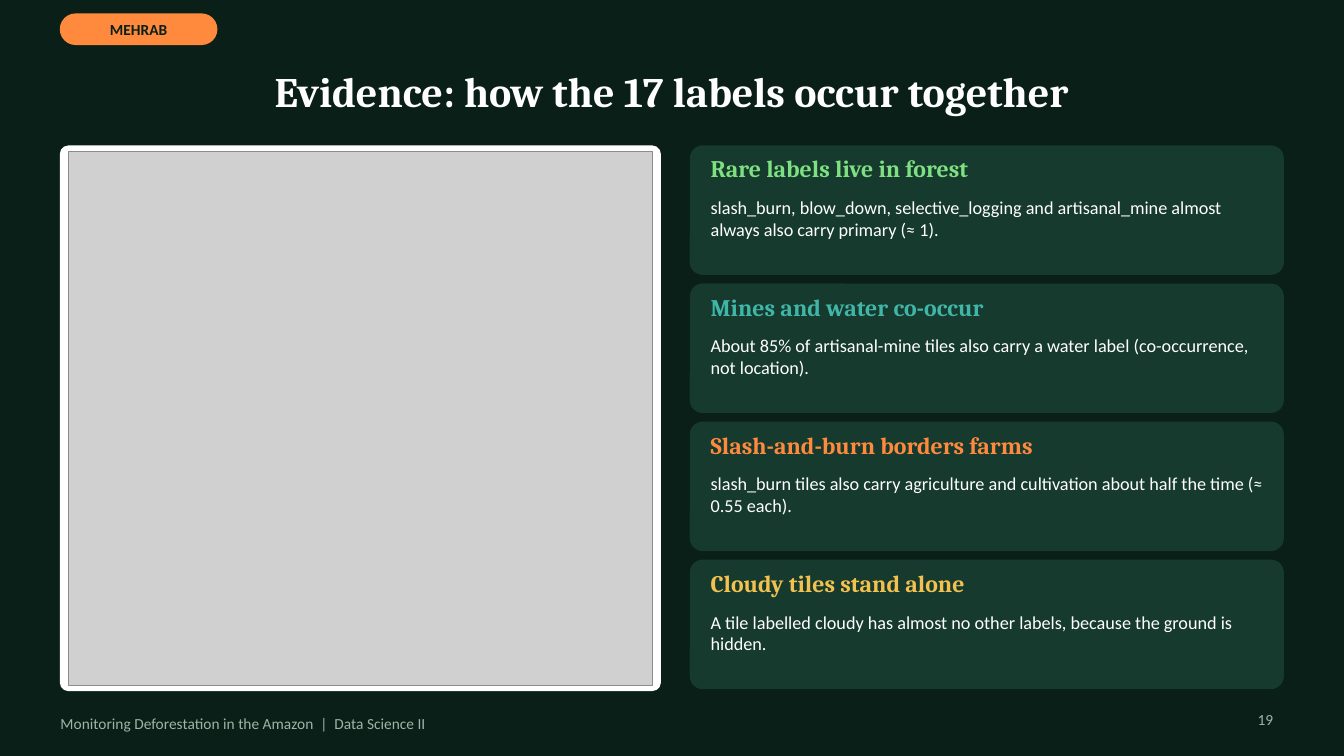
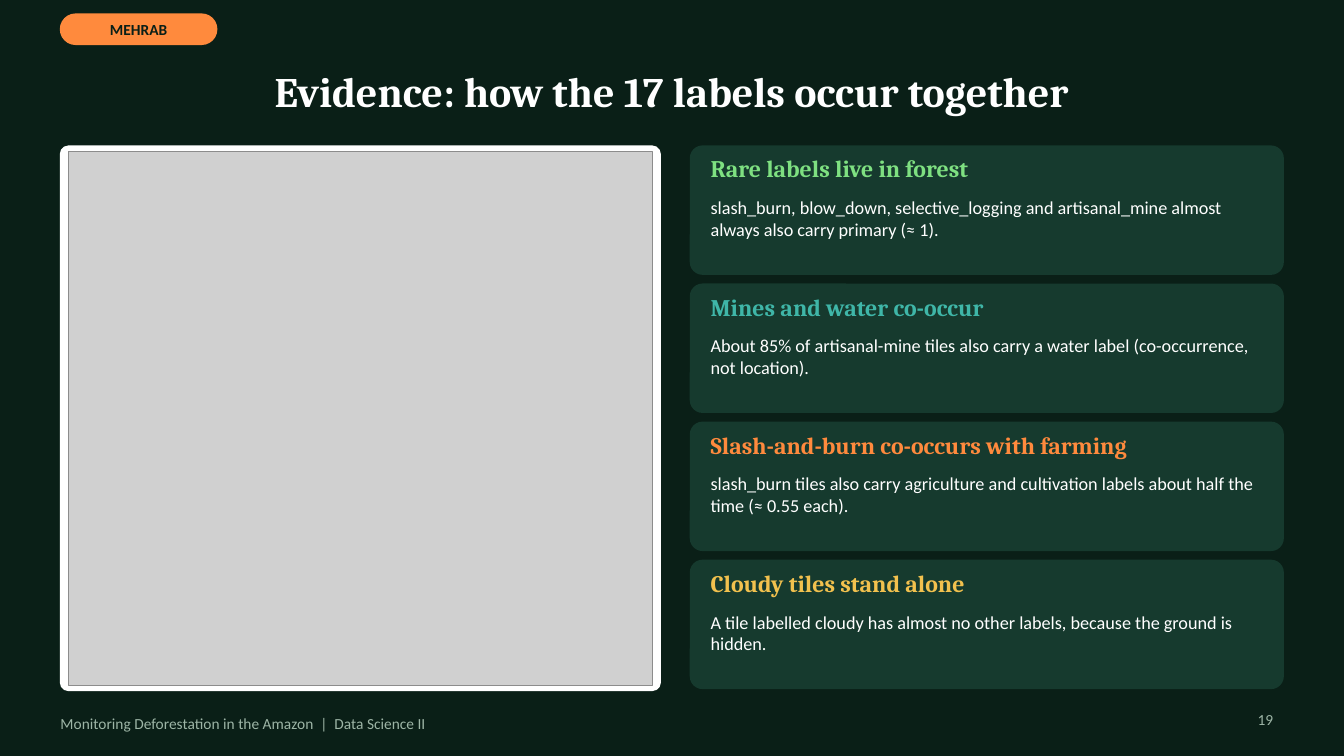
Before and after one commit to MehrabAzan/Amazon-Deforestation, a slide deck: slide 19 of Amazon_Deforestation_DeepLearning.pptx. Drawn at 1344x756 pixels with LibreOffice and Linux fonts; fonts in the diff are those of the drawing; grey boxes stand for pictures. Boxes give left, top, right and bottom in pixels: in the first picture for what was removed or moved away, otherwise in the second. Text is boxed around its words. In the diff, an @@ line names an element or a change of style, - is before the commit and + after.

```diff
--- a/Amazon_Deforestation_DeepLearning.pptx
+++ b/Amazon_Deforestation_DeepLearning.pptx
@@ text at (711, 437, 1126, 459): text changed @@
-Slash-and-burn borders farms
+Slash-and-burn co-occurs with farming
@@ text at (711, 477, 1253, 515): text changed @@
-slash_burn tiles also carry agriculture and cultivation about half the time (≈ 0.55 each).
+slash_burn tiles also carry agriculture and cultivation labels about half the time (≈ 0.55 each).
```
Also in this commit, not shown: 6 other slides changed.
